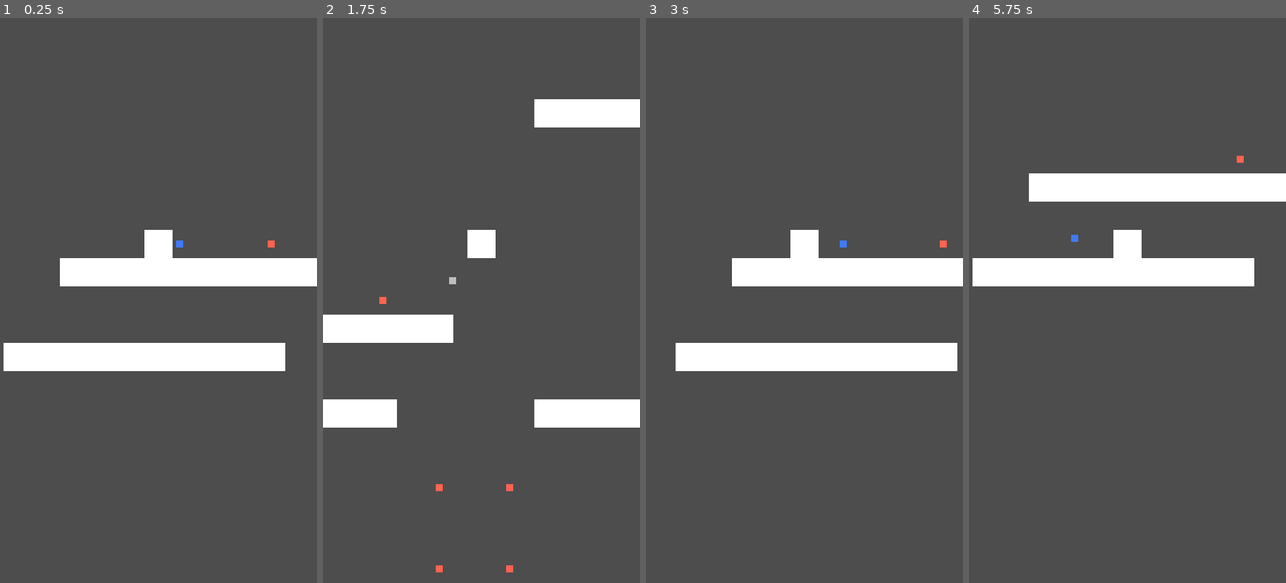
Above: before the commit, frames 1-4 (left to right).
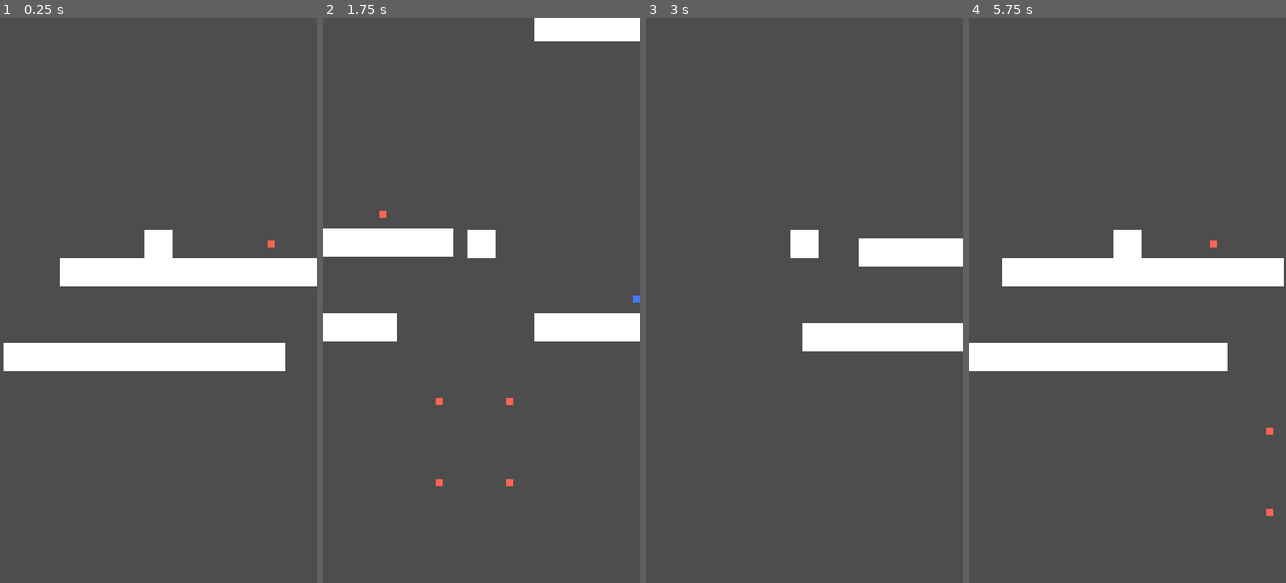
Above: after the commit, the same moments.

Repository: TylerPelaez/Sprouts
Game: Godot game, scene res://Levels/TylerTest.tscn
Two runs of this game, one before a commit and one after it. Both use one fixed random seed, a clock stepped at 60 frames per second and the inputs below. This scene is started directly instead of the project's main scene.
Inputs:
- Up to frame 1 (0.25 s): no input
- Up to frame 2 (1.75 s): tap Enter at 0.5 s; hold E (Hit Switch) 0.53-1.28 s; hold D (Right) from 0.53 s (still down); tap Space (Jump) at 0.77, 1.52 s; tap E (Hit Switch) at 1.35 s
- Up to frame 3 (3 s): release D (Right) at 2.03 s; hold E (Hit Switch) 2.03-2.78 s; hold A (Left) from 2.03 s (still down); tap E (Hit Switch) at 2.85 s
- Up to frame 4 (5.75 s): tap Space (Jump) at 3.02, 3.77, 4.52 s; hold E (Hit Switch) 3.53-4.28 s; release A (Left) at 4.28 s; hold D (Right) from 4.28 s (still down); tap E (Hit Switch) at 4.35 s; hold E (Hit Switch) from 5.03 s (still down)

The runs differ from the first frame. In frame 1, less than 0.1% of the frame differs, in the area x 55-58%, y 39-41%; in frame 2, 11%, in the area x 0-100%, y 0-99%; in frame 3, 9.8%; in frame 4, 9.2%.

Commit message:
Fix Gravity Bug

Diff:
--- /dev/null
+++ b/Dialog/ExampleDialog.json
@@ -0,0 +1,12 @@
+[
+	{
+		"text": "This is Example Dialog."
+	},
+	{
+		"text": "I can even change my face",
+		"icon": "res://Art/White.png"
+	},
+	{
+		"text": "I am the best bean."
+	},
+]
--- a/Levels/TylerTest.tscn
+++ b/Levels/TylerTest.tscn
@@ -8,13 +8,14 @@
 [ext_resource type="PackedScene" uid="uid://bucqxfshflxln" path="res://Prefabs/SpikeEnemy.tscn" id="5_klksn"]
 [ext_resource type="PackedScene" uid="uid://dwr0wpdjf27gt" path="res://Prefabs/Switch.tscn" id="5_n852e"]
 [ext_resource type="PackedScene" uid="uid://cg03aepviau41" path="res://Prefabs/LevelEnd.tscn" id="6_htsaq"]
+[ext_resource type="PackedScene" uid="uid://cr5myk64gyok3" path="res://Prefabs/InteractableCompanion.tscn" id="9_o51mv"]
 
 [sub_resource type="RectangleShape2D" id="RectangleShape2D_irls3"]
 size = Vector2(64, 64)
 
 [node name="TylerTest" type="Node2D"]
 script = ExtResource("1_60dag")
-player_has_double_jump = true
+player_has_companion = false
 next_level = "res://Levels/Loki_test.tscn"
 
 [node name="Camera2D" type="Camera2D" parent="."]
@@ -162,4 +163,8 @@
 [node name="SpikeEnemy17" parent="Hazards" instance=ExtResource("5_klksn")]
 position = Vector2(352, 3168)
 
+[node name="InteractableCompanion" parent="." instance=ExtResource("9_o51mv")]
+position = Vector2(736, 480)
+dialog_file_path = "res://Dialog/ExampleDialog.json"
+
 [editable path="Environment/Ground/MovingPlatform"]
--- /dev/null
+++ b/Prefabs/InteractableCompanion.tscn
@@ -0,0 +1,22 @@
+[gd_scene load_steps=4 format=3 uid="uid://cr5myk64gyok3"]
+
+[ext_resource type="Texture2D" uid="uid://c1voi4mbtyr5t" path="res://Art/Test/White16.png" id="1_ayrsk"]
+[ext_resource type="Script" path="res://Scripts/InteractableCompanion.gd" id="2_gya5v"]
+
+[sub_resource type="RectangleShape2D" id="RectangleShape2D_pxos6"]
+size = Vector2(24, 24)
+
+[node name="InteractableCompanion" type="Sprite2D"]
+modulate = Color(0.254902, 0.478431, 1, 1)
+texture = ExtResource("1_ayrsk")
+script = ExtResource("2_gya5v")
+
+[node name="Area2D" type="Area2D" parent="."]
+collision_layer = 0
+collision_mask = 2
+
+[node name="CollisionShape2D" type="CollisionShape2D" parent="Area2D"]
+shape = SubResource("RectangleShape2D_pxos6")
+
+[connection signal="body_entered" from="Area2D" to="." method="_on_area_2d_body_entered"]
+[connection signal="body_exited" from="Area2D" to="." method="_on_area_2d_body_exited"]
--- /dev/null
+++ b/Scripts/InteractableCompanion.gd
@@ -0,0 +1,19 @@
+extends Sprite2D
+class_name InteractableCompanion
+
+signal start_dialog(dialog_file_path: String)
+
+@export_file var dialog_file_path
+var player_is_in: bool = false
+
+func _on_area_2d_body_entered(body):
+	player_is_in = true
+
+func _on_area_2d_body_exited(body):
+	player_is_in = false
+
+func _input(event):
+	if dialog_file_path == null:
+		printerr("Null Dialog File!")
+	if event.is_action_pressed("Hit Switch") and player_is_in:
+		start_dialog.emit(dialog_file_path)
--- a/Scripts/LevelController.gd
+++ b/Scripts/LevelController.gd
@@ -1,7 +1,6 @@
 extends Node2D
 
 @export var player_has_jump: bool = true
-@export var player_has_double_jump: bool = false
 @export var player_has_companion: bool = true
 @export_file var next_level
 
@@ -21,24 +20,30 @@
 	player = player_prefab.instantiate()
 	add_child(player)
 	player.has_jump = player_has_jump
-	player.has_double_jump = player_has_double_jump
+	player.has_double_jump = player_has_companion
 	player.set_camera_follow(camera)
 	player.global_position = player_spawn_pos.global_position
 	player.died.connect(_on_player_death)
 
 	if player_has_companion:
-		companion = companion_prefab.instantiate()
-		add_child(companion)
-		companion.initialize(player)
+		spawn_companion()
 
 	for child in get_children():
 		_initialize_child_signals(child)
+
+func spawn_companion():
+	player.has_double_jump = true
+	companion = companion_prefab.instantiate()
+	add_child(companion)
+	companion.initialize(player)
 
 func _initialize_child_signals(child: Node):
 	if child is LevelEnd:
 		child.level_ended.connect(_on_level_end)
 	elif child is Switch:
 		child.switch_hit.connect(_on_switch_hit)
+	elif child is InteractableCompanion:
+		child.start_dialog.connect(_on_dialog_started)
 
 	if child.get_child_count() > 0:
 		for grandchild in child.get_children():
@@ -64,3 +69,13 @@
 			ProjectSettings.set_setting("physics/2d/default_gravity", -current_grav)
 			gravity_direction = -gravity_direction
 			player.on_gravity_switch(gravity_direction)
+
+
+func _on_dialog_started(dialog_file_path: String):
+	var file = FileAccess.open(dialog_file_path, FileAccess.READ)
+	var text = file.get_as_text()
+	var json_data = JSON.parse_string(text)
+	if json_data == null:
+		printerr("Invalid JSON!")
+	for entry in json_data:
+		print_debug(entry["text"])
Not shown: 1 places in Levels/TylerTest.tscn that only renumber resources
